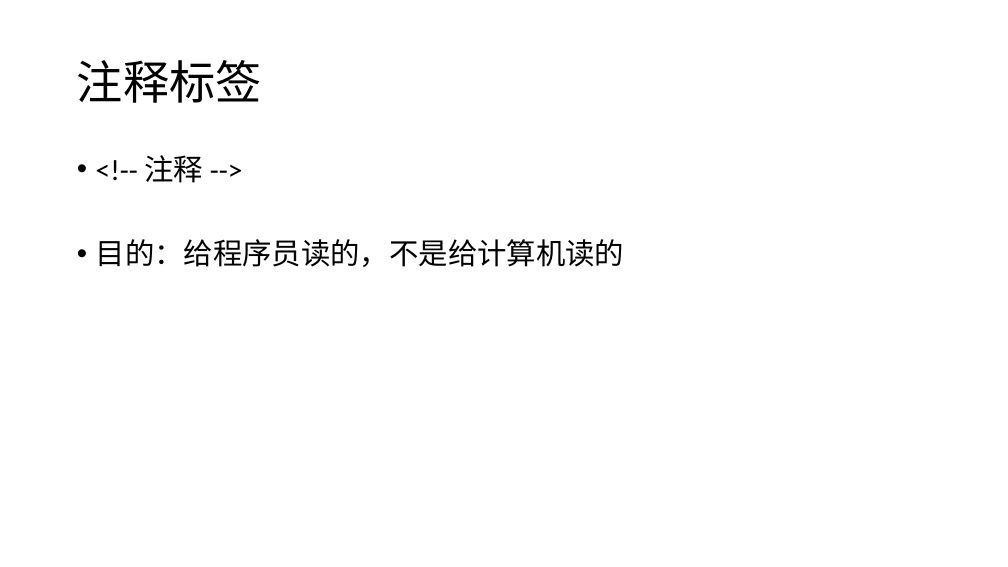
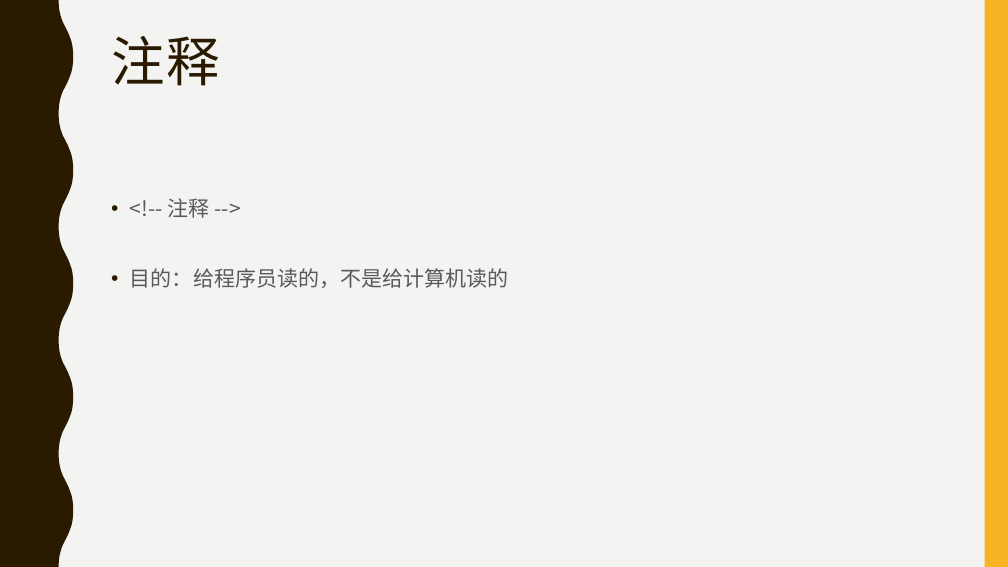
Before and after one commit to LAB-Remote/LAB-Remote.github.io, a slide deck: slide 6 of teaching/xiangyun/2/第二课_幻灯片.pptx. Drawn at 1008x567 pixels with LibreOffice and Linux fonts; fonts in the diff are those of the drawing. Boxes give left, top, right and bottom in pixels: in the first picture for what was removed or moved away, otherwise in the second. Text is boxed around its words. In the diff, an @@ line names an element or a change of style, - is before the commit and + after.

```diff
--- a/teaching/xiangyun/2/第二课_幻灯片.pptx
+++ b/teaching/xiangyun/2/第二课_幻灯片.pptx
@@ background #FFFFFF to #F3F3F2 @@
@@ freeform shape added at bbox=[0, 0, 73, 567], fill #2A1A00 @@
@@ rectangle added at bbox=[985, 0, 1008, 567], fill #F8B323 @@
@@ title "注释" at bbox=[111, 36, 220, 86]: vertical alignment middle to top @@
@@ title at bbox=[111, 36, 220, 86]: text changed; size 44 to 51 pt; font Calibri to Noto Sans CJK SC; text colour #000000 to #2A1A00 @@
-注释标签
+注释
@@ text "<!-- 注释 -->": place and size @@
-text "<!-- 注释 -->" at bbox=[96, 155, 624, 267]
+text "<!-- 注释 -->" at bbox=[130, 198, 509, 288]
@@ text "<!-- 注释 -->" at bbox=[130, 198, 509, 288]: size 28 to 20 pt, font Calibri to Noto Sans CJK SC, text colour #000000 to #595959; line spacing 0.9 to 1.1; less space between paragraphs @@
```
Also in this commit, not shown: 8 other slides changed, 3 slides added, 4 slides removed.
